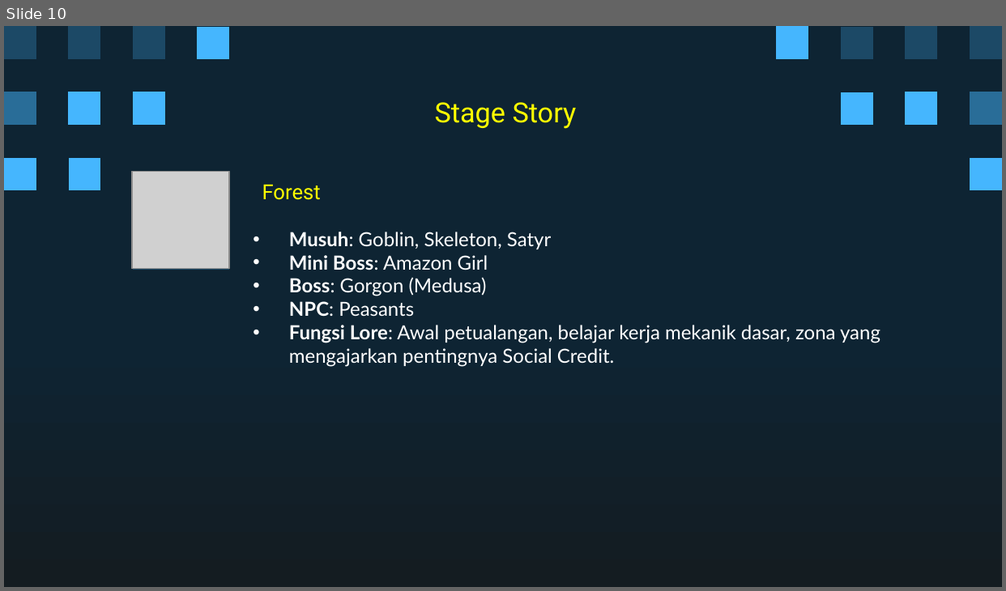
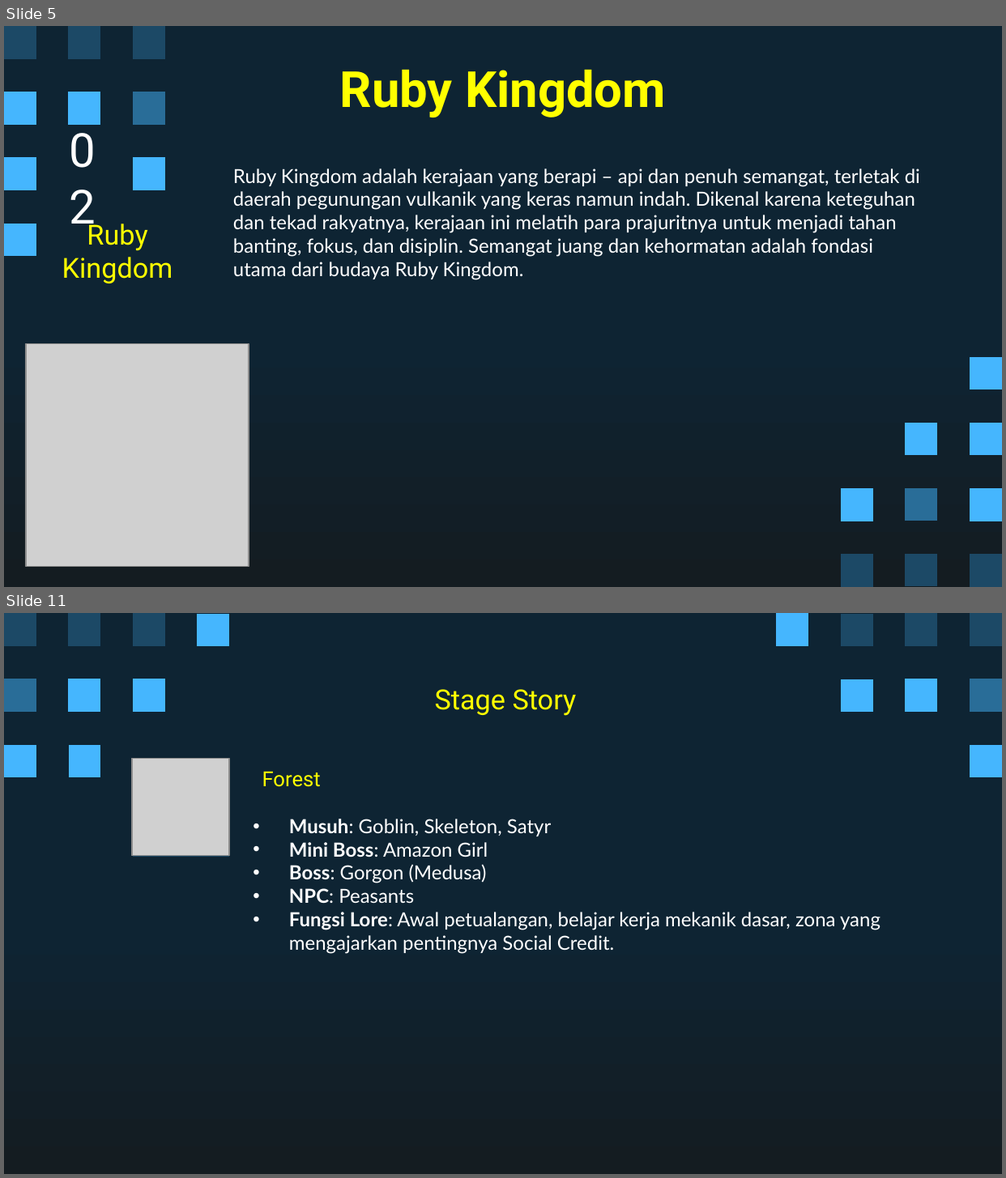
Before and after one commit to Ricardhad/gameProgProject, a slide deck: Super Pixel Vintage Gaming by Slidesgo.pptx. Shown one above the other, each under a label of ours: slide 10 before the commit, slides 5 and 11 after it; the slides between them are not shown. The pictures are 1006x591 and 1006x1178 pixels, drawn with LibreOffice and Linux fonts; fonts in the diff are those of the drawing; grey boxes stand for pictures. Boxes give left, top, right and bottom in pixels: in the first picture for what was removed or moved away, otherwise in the second. Text is boxed around its words. In the diff, an @@ line names an element or a change of style, - is before the commit and + after.

```diff
--- a/Super Pixel Vintage Gaming by Slidesgo.pptx
+++ b/Super Pixel Vintage Gaming by Slidesgo.pptx
@@ slide 5 added at (x1=4, y1=26, x2=1002, y2=587), background gradient #0E2433 to #141C21; not listed: 5 template elements that a slide beside it also shows @@
@@ title added at (x1=340, y1=69, x2=666, y2=118), 36 pt, text #FFFF00, bold @@
+Ruby Kingdom
@@ freeform shape added at (x1=4, y1=92, x2=36, y2=125), fill #45B6FE @@
@@ freeform shape added at (x1=133, y1=92, x2=164, y2=125), fill #296D98 @@
@@ title added at (x1=47, y1=149, x2=117, y2=206), 34 pt, text #FFFFFF @@
+02
@@ freeform shape added at (x1=133, y1=158, x2=164, y2=190), fill #45B6FE @@
@@ text added at (x1=233, y1=169, x2=920, y2=280), 14 pt, text #FFFFFF @@
+Ruby Kingdom adalah kerajaan yang berapi – api dan penuh semangat, terletak di daerah pegunungan vulkanik yang keras namun indah. Dikenal karena keteguhan dan tekad rakyatnya, kerajaan ini melatih para prajuritnya untuk menjadi tahan banting, fokus, dan disiplin. Semangat juang dan kehormatan adalah fondasi utama dari budaya Ruby Kingdom.
@@ subtitle added at (x1=62, y1=220, x2=173, y2=284), 20 pt, text #FFFF00 @@
+Ruby
+Kingdom
@@ freeform shape added at (x1=4, y1=224, x2=36, y2=257), fill #45B6FE @@
@@ picture added at (x1=26, y1=344, x2=249, y2=567) @@
@@ freeform shape added at (x1=970, y1=357, x2=1002, y2=390), fill #45B6FE @@
@@ freeform shape added at (x1=905, y1=422, x2=937, y2=455), fill #45B6FE @@
@@ freeform shape added at (x1=969, y1=423, x2=1001, y2=456), fill #45B6FE @@
@@ freeform shape added at (x1=840, y1=488, x2=872, y2=521), fill #45B6FE @@
@@ freeform shape added at (x1=905, y1=488, x2=937, y2=521), fill #296D98 @@
@@ freeform shape added at (x1=969, y1=488, x2=1001, y2=521), fill #45B6FE @@
@@ freeform shape added at (x1=840, y1=555, x2=872, y2=587), fill #1C4966 @@
@@ freeform shape added at (x1=905, y1=554, x2=937, y2=587), fill #1C4966 @@
@@ freeform shape added at (x1=969, y1=554, x2=1001, y2=587), fill #1C4966 @@
@@ what was slide 10 is now slide 11 @@
```
Also in this commit, not shown: 8 slides changed, 4 other slides added, 5 slides removed.
